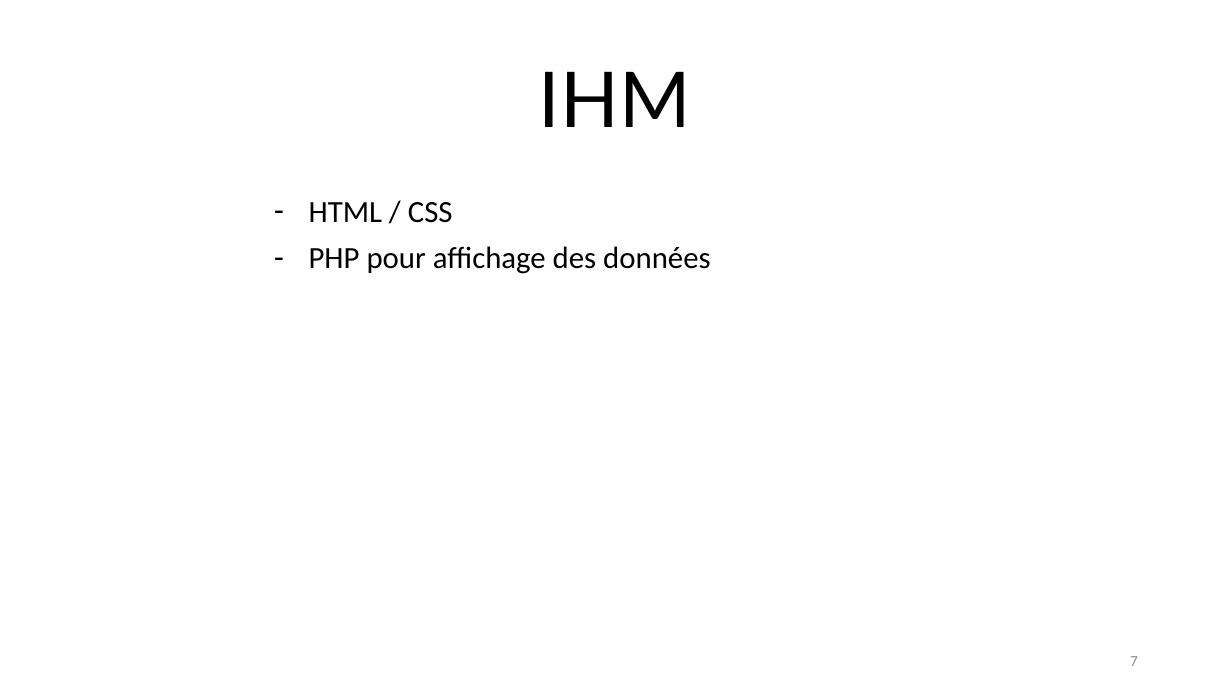
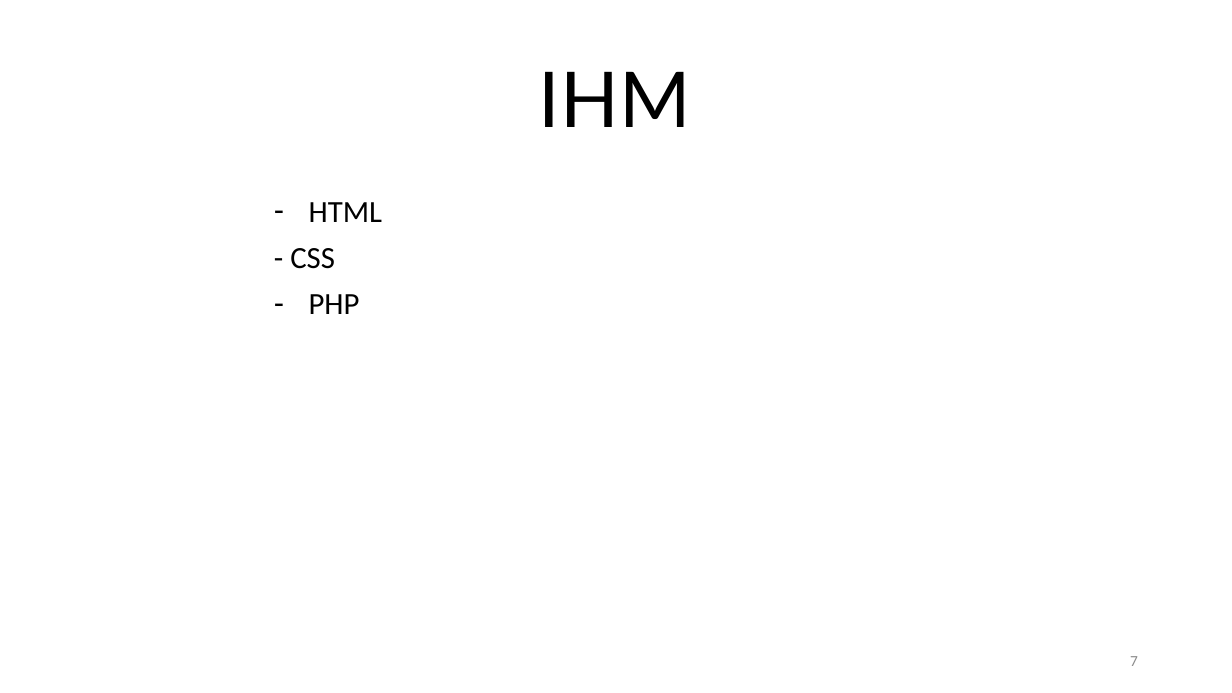
Before and after one commit to chopinvictor/CUBES-2, a slide deck: slide 7 of Présentation CUBE 2.pptx. Drawn at 1232x693 pixels with LibreOffice and Linux fonts; fonts in the diff are those of the drawing; background and template pictures are left out. Boxes give left, top, right and bottom in pixels: in the first picture for what was removed or moved away, otherwise in the second. Text is boxed around its words. In the diff, an @@ line names an element or a change of style, - is before the commit and + after.

```diff
--- a/Présentation CUBE 2.pptx
+++ b/Présentation CUBE 2.pptx
@@ subtitle at [290,202,382,314]: text changed @@
-– HTML / CSS
-– PHP pour affichage des données
+– HTML
+- CSS
+– PHP
```
Also in this commit, not shown: 4 other slides changed.
